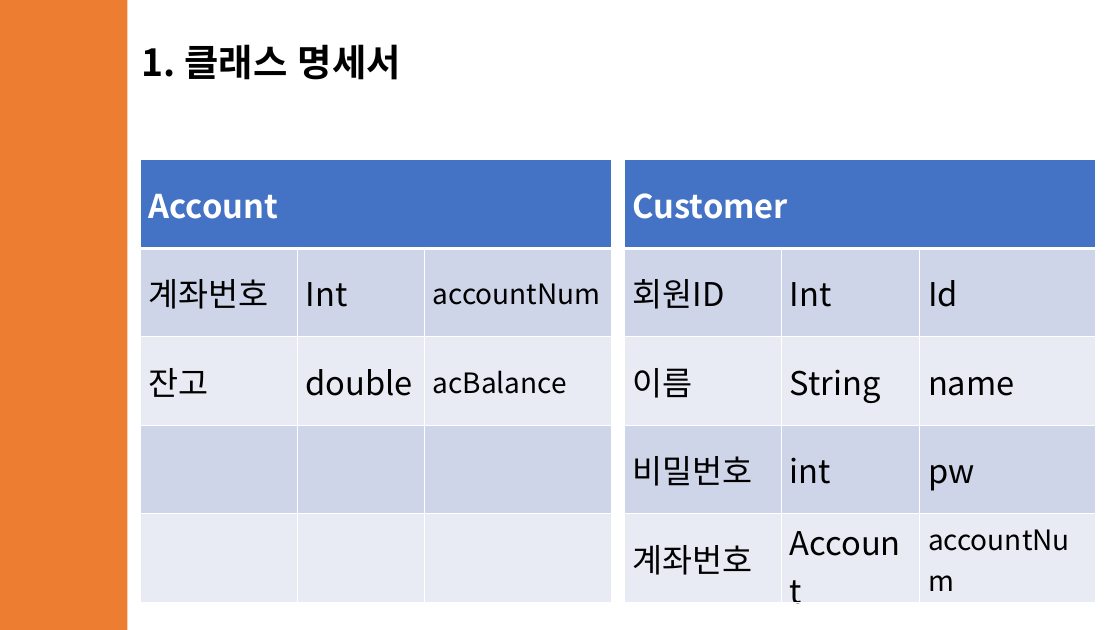
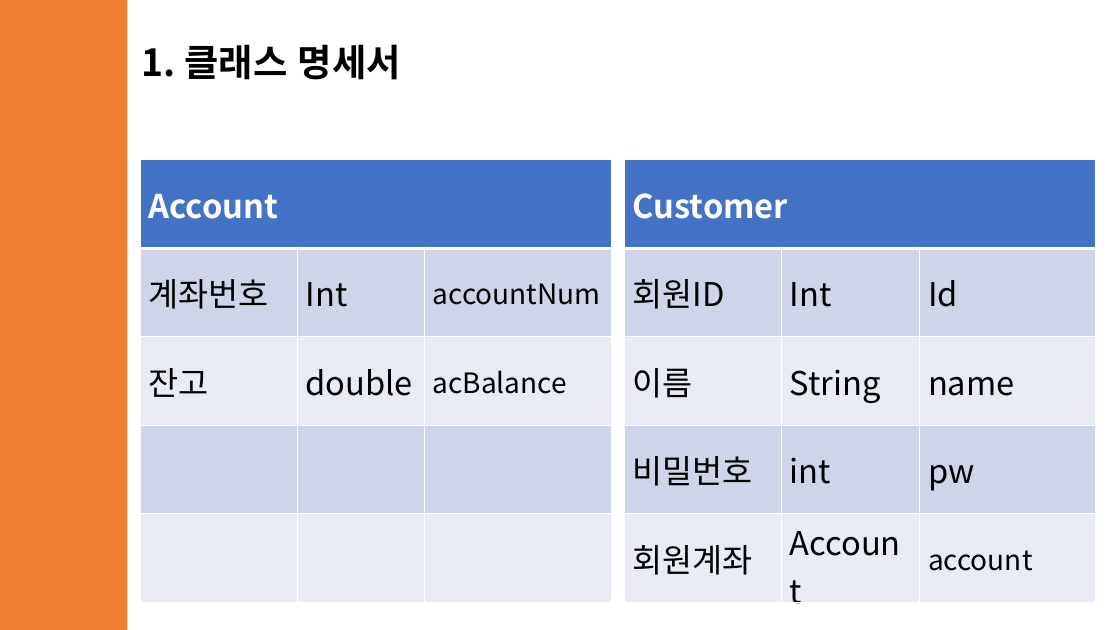
Before and after one commit to hajinstudying/BankSystem, a slide deck: slide 2 of src/com/javalab/5조 뱅크 시스템.pptx. Drawn at 1120x630 pixels with LibreOffice and Linux fonts; fonts in the diff are those of the drawing. Boxes give left, top, right and bottom in pixels: in the first picture for what was removed or moved away, otherwise in the second. Text is boxed around its words. In the diff, an @@ line names an element or a change of style, - is before the commit and + after.

Commit message:
0425-5 비밀번호 검증과정 추가

```diff
--- a/src/com/javalab/5조 뱅크 시스템.pptx
+++ b/src/com/javalab/5조 뱅크 시스템.pptx
@@ table at <box>624,160,1096,602</box> @@
-row 5, column 1: 계좌번호
+row 5, column 1: 회원계좌
-row 5, column 3: accountNum
+row 5, column 3: account
```
Also in this commit, not shown: 1 other slide changed, 1 other file.
